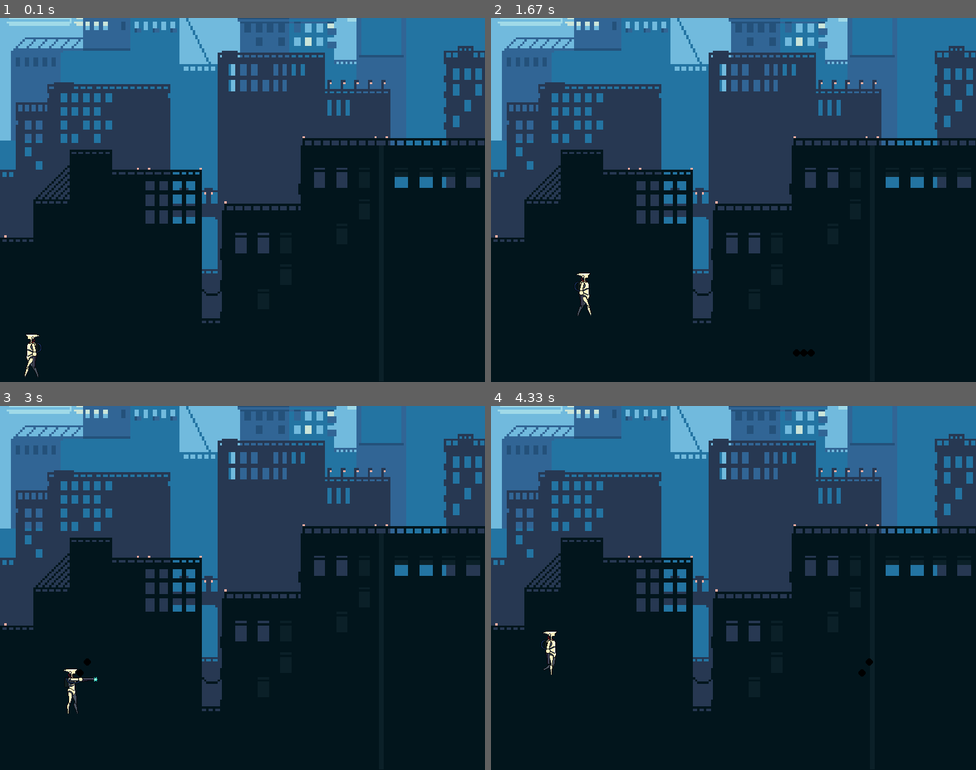
Above: before the commit, frames 1-4 (two rows, left to right).
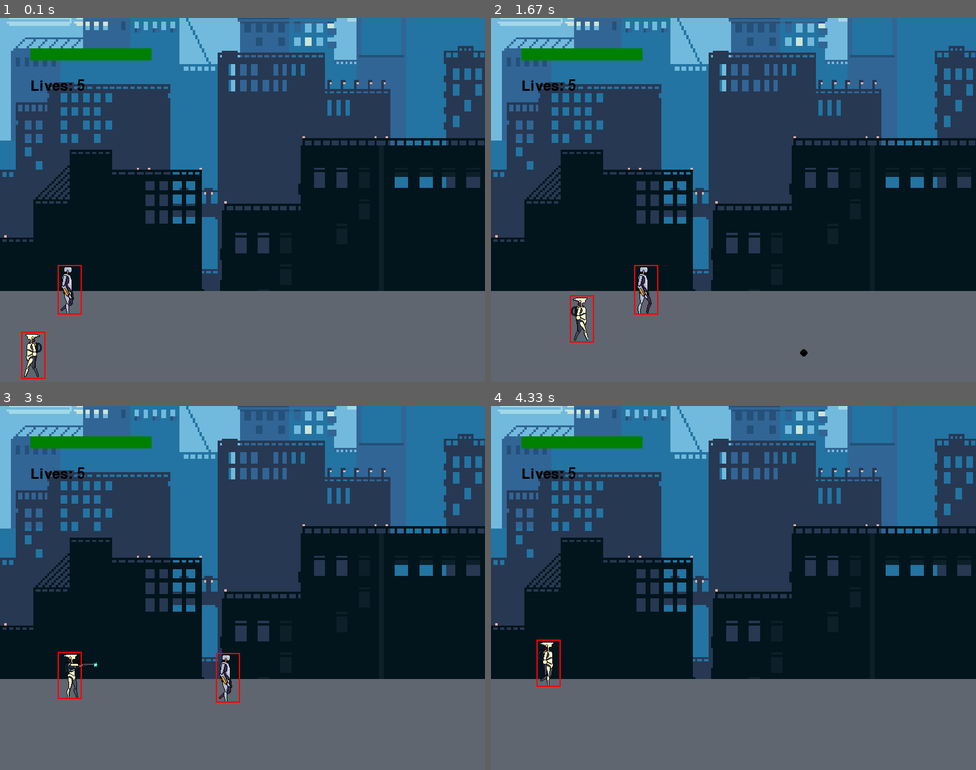
Above: after the commit, the same moments.

Repository: jibbabs/HIT137-Assignment-3
Game: pygame game, started from 2D_game.py
Same seed, same stepped clock (60 frames per second), same inputs: the game is played once before the commit and once after it.
Inputs (mouse positions are in pixels of both pictures, inside the frame that each line leads up to):
- Up to frame 1 (0.1 s): no input
- Up to frame 2 (1.67 s): press the mouse at (714, 214) at 0.37 s; move the mouse to (801, 203) at 0.47 s; release the mouse at (888, 189) at 0.6 s; hold Right 0.67-1.13 s; tap Space at 0.73, 1.03, 1.23, 1.57 s; hold Up 1.17-1.47 s; hold Right from 1.5 s (still down)
- Up to frame 3 (3 s): tap Space at 1.87, 2.07, 2.37, 2.63 s; release Right at 1.97 s; hold Left 2-2.53 s; hold Down 2.57-2.87 s; press the mouse at (223, 602) at 2.93 s
- Up to frame 4 (4.33 s): move the mouse to (651, 540) at 3.03 s; release the mouse at (588, 478) at 3.17 s; hold Left 3.23-3.63 s; tap Space at 3.3, 3.6, 3.73, 4.13 s; hold Up 3.67-4.03 s; hold Right from 4.07 s (still down)

The runs differ from the first frame. In frame 1, 26% of the frame differs, in the area x 0-100%, y 8-100%; in frame 2, 26%; in frame 3, 26%; in frame 4, 26%.

Commit message:
Added enemy and collisions to the game

Diff:
--- a/2D_game.py
+++ b/2D_game.py
@@ -7,15 +7,17 @@
 #• A Scoring system based on enemies defeated, and collectibles
 #collected, health bar for players, and enemies.
 #• Implement a game over screen with the option to restart.
-#test
+
 # Import the pygame module
 import pygame
 import pathlib
 from pathlib import Path
-
-# Import random for random numbers
+import sys
+import math
+from pygame.locals import *
+import os
 import random
-
+pygame.init()
 # Import pygame.locals for easier access to key coordinates
 # Updated to conform to flake8 and black standards
 # from pygame.locals import *
@@ -29,19 +31,29 @@
     KEYDOWN,
     QUIT,
 )
-#test
+
 # Define constants for the screen width and height
 SCREEN_WIDTH = 800
 SCREEN_HEIGHT = 600
 x = 0
 y = SCREEN_HEIGHT - 25
+
+# Create the screen object
+# The size is determined by the constant SCREEN_WIDTH and SCREEN_HEIGHT
+screen = pygame.display.set_mode((SCREEN_WIDTH, SCREEN_HEIGHT))
 pygame.display.set_caption("Robot Defender")
-walkState = 0
-walkRight = [pygame.image.load('sprites\walkright1.png'), pygame.image.load('sprites\walkright2.png'), pygame.image.load('sprites\walkright3.png'), pygame.image.load('sprites\walkright4.png'), pygame.image.load('sprites\walkright5.png')]
-walkLeft = [pygame.image.load('sprites\walkleft1.png'), pygame.image.load('sprites\walkleft2.png'), pygame.image.load('sprites\walkleft3.png'), pygame.image.load('sprites\walkleft4.png'), pygame.image.load('sprites\walkleft5.png')]
-bg = pygame.image.load('sprites\image.png')
+
 char = pygame.image.load('sprites\standing.png')
 animationState = pygame.image.load("sprites\standing.png")
+bar_width = 200
+bar_height = 20
+font = pygame.font.Font(None, 36)
+
+#bgX = 0
+#bgX2 = bg.get_width()
+x = 20
+y = 450
+
 
 clock = pygame.time.Clock()
 
@@ -62,27 +74,48 @@
         self.walkCount = 0
         self.standing = True
         self.shooting = False
+        self.max_health = 100
+        self.current_health = self.max_health
+        self.max_lives = 5
+        self.current_lives = self.max_lives
+        self.bar_width = 200
+        self.bar_height = 20
+        self.livesfont = pygame.font.Font(None, 36)
+        self.walkRight = [pygame.image.load('sprites\walkright1.png'), pygame.image.load('sprites\walkright2.png'), pygame.image.load('sprites\walkright3.png'), pygame.image.load('sprites\walkright4.png'), pygame.image.load('sprites\walkright5.png')]
+        self.walkLeft = [pygame.image.load('sprites\walkleft1.png'), pygame.image.load('sprites\walkleft2.png'), pygame.image.load('sprites\walkleft3.png'), pygame.image.load('sprites\walkleft4.png'), pygame.image.load('sprites\walkleft5.png')]
+        self.hitbox = (self.x - 5 ,self.y - 3,self.width-24,self.height + 14)
 
     # Move the sprite based on keypresses
     def update(self, pressed_keys):
-
+        global bulletCount
         if pressed_keys[K_LEFT] and self.x > self.velocity:
             self.x -= self.velocity
             self.left = True
             self.right = False
             self.standing = False
+            self.hitbox = (self.x - 5 ,self.y - 3,self.width-24,self.height + 14)
 
         elif pressed_keys[K_RIGHT] and self.x < 800 - self.width - self.velocity:
             self.x += self.velocity
             self.left = False
             self.right = True
             self.standing = False
+            self.hitbox = (self.x - 5 ,self.y - 3,self.width-24,self.height + 14)
+
         else:
             self.standing = True
             self.walkCount = 0
-
-        if event.type == pygame.MOUSEBUTTONDOWN:
+            self.hitbox = (self.x - 5 ,self.y - 3,self.width-24,self.height + 14)
+        pygame.draw.rect(screen, (255,0,0),self.hitbox, 2) # NEW - Draws hitbox
+
+        if bulletCount > 0:
+                bulletCount += 1
+        if bulletCount > 3:
+                bulletCount = 0
+
+        if event.type == pygame.MOUSEBUTTONDOWN and bulletCount == 0:
             self.shooting = True
+
             if self.left:
                 facing = -1
             else:
@@ -90,7 +123,7 @@
             if len(bullets) < 5:
                 bullets.append(projectile(round(self.x + self.width//2), round (self.y + self.height//2), 6, (0,0,0), facing))
 
-
+            bulletCount = 1
 
         if pressed_keys[K_UP]and self.y >= 400:
                 self.y -= self.velocity
@@ -117,8 +150,6 @@
                 self.jumpCount = 10
                 self.isJump = False
 
-        # Keep player on the screen
-
     def charAnimation(self, screen):
         if self.walkCount + 1 >= 15:
             self.walkCount = 0
@@ -134,17 +165,32 @@
 
         elif not(self.standing):
             if self.left:  # If we are facing left
-                screen.blit(walkLeft[(self.walkCount//3)], (self.x,self.y))
+                screen.blit(self.walkLeft[(self.walkCount//3)], (self.x,self.y))
                 self.walkCount += 1                           # image is shown 3 times every animation
             elif self.right:
-                screen.blit(walkRight[self.walkCount//3], (self.x,self.y))
+                screen.blit(self.walkRight[self.walkCount//3], (self.x,self.y))
                 self.walkCount += 1
         else:
             if self.right:
-                screen.blit(walkRight[0], (self.x, self.y))
-            else:
-                screen.blit(walkLeft[0], (self.x, self.y))
-
+                screen.blit(self.walkRight[0], (self.x, self.y))
+            else:
+                screen.blit(self.walkLeft[0], (self.x, self.y))
+
+    def UI (self, screen):
+                  # Draw health bar background
+        pygame.draw.rect(screen, (100,0,0), (50, 50, bar_width, bar_height))
+
+        # Calculate the width of the current health
+        health_ratio = player.current_health / player.max_health
+        current_bar_width = bar_width * health_ratio
+
+        # Draw current health
+        pygame.draw.rect(screen, (0,128,0), (50, 50, current_bar_width, bar_height))
+
+
+        # Display lives
+        lives_text = font.render(f"Lives: {player.current_lives}", True, (0, 0, 0))
+        screen.blit(lives_text, (50, 100))
 
 
 class projectile (object):
@@ -161,27 +207,58 @@
 
 # Define the enemy object extending pygame.sprite.Sprite
 # Instead of a surface, we use an image for a better looking sprite
-class Enemy(pygame.sprite.Sprite):
-    def __init__(self):
-        super(Enemy, self).__init__()
-        self.surf = pygame.image.load("missile.png").convert()
-        self.surf.set_colorkey((255, 255, 255), RLEACCEL)
-        # The starting position is randomly generated, as is the speed
-        self.rect = self.surf.get_rect(
-            center=(
-                random.randint(SCREEN_WIDTH, SCREEN_WIDTH + 100),
-                random.randint(0, SCREEN_HEIGHT),
-            )
-        )
-        self.speed = random.randint(5, 20)
-
-    # Move the enemy based on speed
-    # Remove it when it passes the left edge of the screen
-    def update(self):
-        self.rect.move_ip(-self.speed, 0)
-        if self.rect.right < 0:
-            self.kill()
-
+class enemy(object):
+    walkRight = [pygame.image.load('sprites\enemyWR1.png'), pygame.image.load('sprites\enemyWR2.png'), pygame.image.load('sprites\enemyWR3.png'), pygame.image.load('sprites\enemyWR4.png'), pygame.image.load('sprites\enemyWR5.png'), pygame.image.load('sprites\enemyWR6.png')]
+    walkLeft = [pygame.image.load('sprites\enemyWL1.png'), pygame.image.load('sprites\enemyWL2.png'), pygame.image.load('sprites\enemyWL3.png'), pygame.image.load('sprites\enemyWL4.png'), pygame.image.load('sprites\enemyWL5.png'), pygame.image.load('sprites\enemyWL6.png')]
+
+    def __init__(self, x, y, width, height, end):
+        self.alive = True
+        self.x = x
+        self.y = y
+        self.width = width
+        self.height = height
+        self.end = SCREEN_WIDTH
+        self.walkCount = 0
+        self.velocity = -3
+        self.path = [self.x, self.end]
+        self.hitbox = (self.x - 5 ,self.y - 3,self.width-24,self.height + 18)
+
+    def draw(self, screen):
+        if self.alive:
+            self.move()
+            if self.walkCount + 1 >= 12:
+                self.walkCount = 0
+
+            if self.velocity > 0:
+                screen.blit(self.walkRight[self.walkCount//3], (self.x, self.y))
+                self.walkCount += 1
+
+            else:
+                screen.blit(self.walkLeft[self.walkCount//3], (self.x, self.y))
+                self.walkCount += 1
+
+            self.hitbox = (self.x - 5 ,self.y - 3,self.width-24,self.height + 18)
+            pygame.draw.rect(screen, (255,0,0),self.hitbox, 2)
+
+    def move (self):
+        if self.alive:
+            if self.velocity > 0:
+                if self.x + self.velocity < self.path[1]:
+                    self.x += self.velocity
+                else:
+                    self.velocity = self.velocity * -1
+                    self.walkCount = 0
+            else:
+                if self.x - self.velocity > self.path[0]:
+                    self.x += self.velocity
+                else:
+                    self.velocity = self.velocity * -1
+                    self.walkCount = 0
+            pass
+
+    def hit(self):
+        print("Hit!")
+        self.alive = False
 
 # Define the cloud object extending pygame.sprite.Sprite
 # Use an image for a better looking sprite
@@ -205,6 +282,20 @@
         if self.rect.right < 0:
             self.kill()
 
+class levelBG(object):
+    def draw(self, screen):
+        self.bg = pygame.image.load('sprites\image.png')
+        self.bgX = 0
+        self.bgX2 = self.bg.get_width()
+        self.bgX -= 1.4
+        self.bgX2 -= 1.4
+        if self.bgX < self.bg.get_width() * -1:  # If our bg is at the -width then reset its position
+            self.bgX = self.bg.get_width()
+
+        if self.bgX2 < self.bg.get_width() * -1:
+            self.bgX2 = self.bg.get_width()
+        screen.blit(self.bg, (self.bgX + 1, 0))
+        screen.blit(self.bg, (self.bgX2, 0))
 
 # Setup for sounds, defaults are good
 pygame.mixer.init()
@@ -215,9 +306,7 @@
 # Setup the clock for a decent framerate
 clock = pygame.time.Clock()
 
-# Create the screen object
-# The size is determined by the constant SCREEN_WIDTH and SCREEN_HEIGHT
-screen = pygame.display.set_mode((SCREEN_WIDTH, SCREEN_HEIGHT))
+
 
 # Create custom events for adding a new enemy and cloud
 ADDENEMY = pygame.USEREVENT + 1
@@ -225,17 +314,6 @@
 ADDCLOUD = pygame.USEREVENT + 2
 pygame.time.set_timer(ADDCLOUD, 1000)
 
-# Create our 'player'
-player = Player(300, 410, 64, 64)
-
-# Create groups to hold enemy sprites, cloud sprites, and all sprites
-# - enemies is used for collision detection and position updates
-# - clouds is used for position updates
-# - all_sprites isused for rendering
-enemies = pygame.sprite.Group()
-clouds = pygame.sprite.Group()
-all_sprites = pygame.sprite.Group()
-all_sprites.add(player)
 
 # Load and play our background music
 # Sound source: http://ccmixter.org/files/Apoxode/59262
@@ -245,37 +323,60 @@
 
 # Load all our sound files
 # Sound sources: Jon Fincher
-move_up_sound = pygame.mixer.Sound("Rising_putter.ogg")
-move_down_sound = pygame.mixer.Sound("Falling_putter.ogg")
-collision_sound = pygame.mixer.Sound("Collision.ogg")
+#move_up_sound = pygame.mixer.Sound("Rising_putter.ogg")
+#move_down_sound = pygame.mixer.Sound("Falling_putter.ogg")
+#collision_sound = pygame.mixer.Sound("Collision.ogg")
 
 # Set the base volume for all sounds
-move_up_sound.set_volume(0.5)
-move_down_sound.set_volume(0.5)
-collision_sound.set_volume(0.5)
-
+#move_up_sound.set_volume(0.5)
+#move_down_sound.set_volume(0.5)
+#collision_sound.set_volume(0.5)
+
+player = Player(300, 410, 64, 64)
+robotEnemy = enemy(100, 410, 64, 64, 450)
+level1BG = levelBG()
+bulletCount = 0
 # Variable to keep our main loop running
 def drawGameWindow():
-    screen.blit(bg,(0,0))
+    level1BG.draw(screen)
+    pygame.draw.rect(screen, (95,102,112), (0, 450, 800, 350))
     player.charAnimation(screen)
+    player.UI(screen)
+    robotEnemy.draw(screen)
     for bullet in bullets:
         bullet.draw(screen)
+    for enemy in enemies:
+        enemy.draw(screen)
     pygame.display.update()
 
+speed = 60
+bullets = []
+enemies = []
+
 run = True
-bullets = []
 #main loop
 while run:
+    drawGameWindow()
+
+    keys = pygame.key.get_pressed()
+
     for event in pygame.event.get():
         if event.type == pygame.QUIT:
             run = False
     keys = pygame.key.get_pressed()
 
+    #Checking if bullet is in enemy hitbox
     for bullet in bullets:
+        if bullet.y - bullet.radius < robotEnemy.hitbox[1] + robotEnemy.hitbox[3] and bullet.y + bullet.radius > robotEnemy.hitbox[1]:
+            if bullet.x + bullet.radius > robotEnemy.hitbox[0] and bullet.x - bullet.radius < robotEnemy.hitbox[0] + robotEnemy.hitbox[2]:
+                robotEnemy.hit()
+                bullets.pop(bullets.index(bullet))
+
         if bullet.x < 800 and bullet.x > 0:
             bullet.x += bullet.velocity
         else:
             bullets.pop(bullets.index(bullet))
+
     # Did the user hit a key?
     if event.type == KEYDOWN:
             # Was it the Escape key? If so, stop the loop
@@ -305,10 +406,6 @@
     pressed_mouse = pygame.mouse.get_pressed()
     player.update(pressed_keys)
 
-    # Update the position of our enemies and clouds
-    enemies.update()
-    clouds.update()
-
 
     # Check if any enemies have collided with the player
     #if pygame.sprite.spritecollideany(player, enemies):
@@ -325,7 +422,7 @@
 
     # Flip everything to the display
     pygame.display.update()
-    drawGameWindow()
+
     # Ensure we maintain a 30 frames per second rate
     clock.tick(30)
 
Binary file added: sprites/enemyWL1.png
Binary file added: sprites/enemyWL2.png
Binary file added: sprites/enemyWL3.png
Binary file added: sprites/enemyWL4.png
Binary file added: sprites/enemyWL5.png
Binary file added: sprites/enemyWL6.png
Binary file added: sprites/enemyWL7.png
Binary file added: sprites/enemyWL8.png
Binary file added: sprites/enemyWR1.png
Binary file added: sprites/enemyWR2.png
Binary file added: sprites/enemyWR3.png
Binary file added: sprites/enemyWR4.png
(and 5 more such lines)
